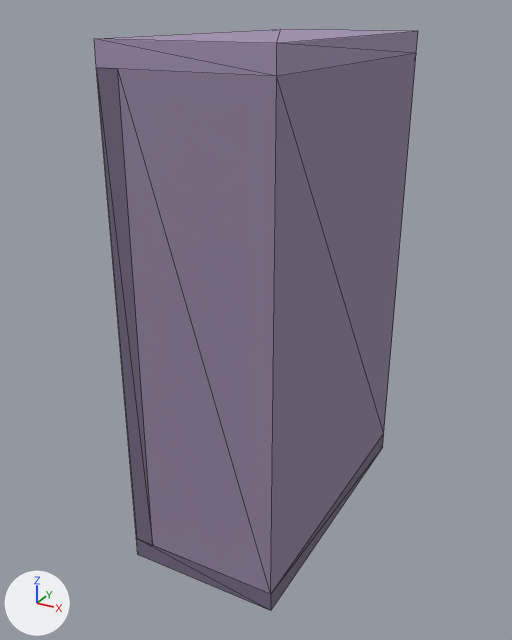
The glTF model assets/interiores/estanteria_alquimia_oscura_01.glb, before and after one commit.
Rendered twice from a 50 mm camera at (1.98, -3.87, 3.34) aimed at (-0.09, -0.12, 1.46). The axes (+X, +Y, +Z) are drawn at lower left. The lights are the same throughout. The picture after the commit comes second. Mesh edges are drawn as thin lines. Vertices at exactly the same position are counted once.

The first picture shows 'estanteria_alquimia_oscura'.
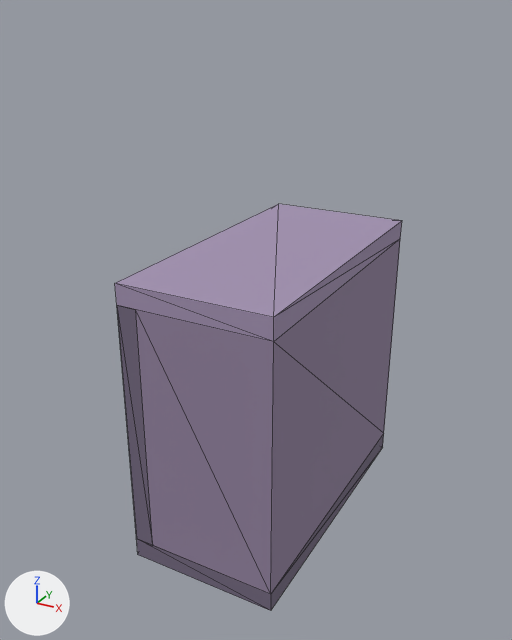
Scene script edits in JSON lines:
```json
{"block": "me_estanteria_alquimia_oscura", "where": "# used by ob_estanteria_alquimia_oscura; location = (0.0, 0.0, 0.0)"}
{"op": "remove", "block": "me_estanteria_alquimia_oscura", "code": "me_estanteria_alquimia_oscura.from_pydata(...)  # 20 vertices, 30 faces; spans x -0.5..0.5, y -1.0..1.0, z 0.0..3.2"}
{"op": "add", "block": "me_estanteria_alquimia_oscura", "code": "me_estanteria_alquimia_oscura.from_pydata(...)  # 20 vertices, 30 faces; spans x -0.5..0.5, y -1.0..1.0, z 0.0..1.93"}
{"block": "me_estanteria_alquimia_oscura", "change": "me_estanteria_alquimia_oscura part 1: all 10 vertices in x -0.5..0.5, y -1.0..1.0, z 3.07..3.2 are moved by (0.0, 0.0, -1.27)"}
```

Boxes [x1, y1, x2, y2] around the edits, measured in the pictures (512 x 640 px; the box of a moved part takes in the faces that stretch with it):
```json
{"object": "estanteria_alquimia_oscura", "change": "reshaped", "before": [94, 29, 418, 611], "after": [115, 204, 402, 611], "on screen": "11% narrower, 30% shorter"}
{"part": 1, "of": "me_estanteria_alquimia_oscura", "change": "moved or reshaped", "before": [94, 29, 418, 592], "after": [115, 204, 402, 592]}
```
